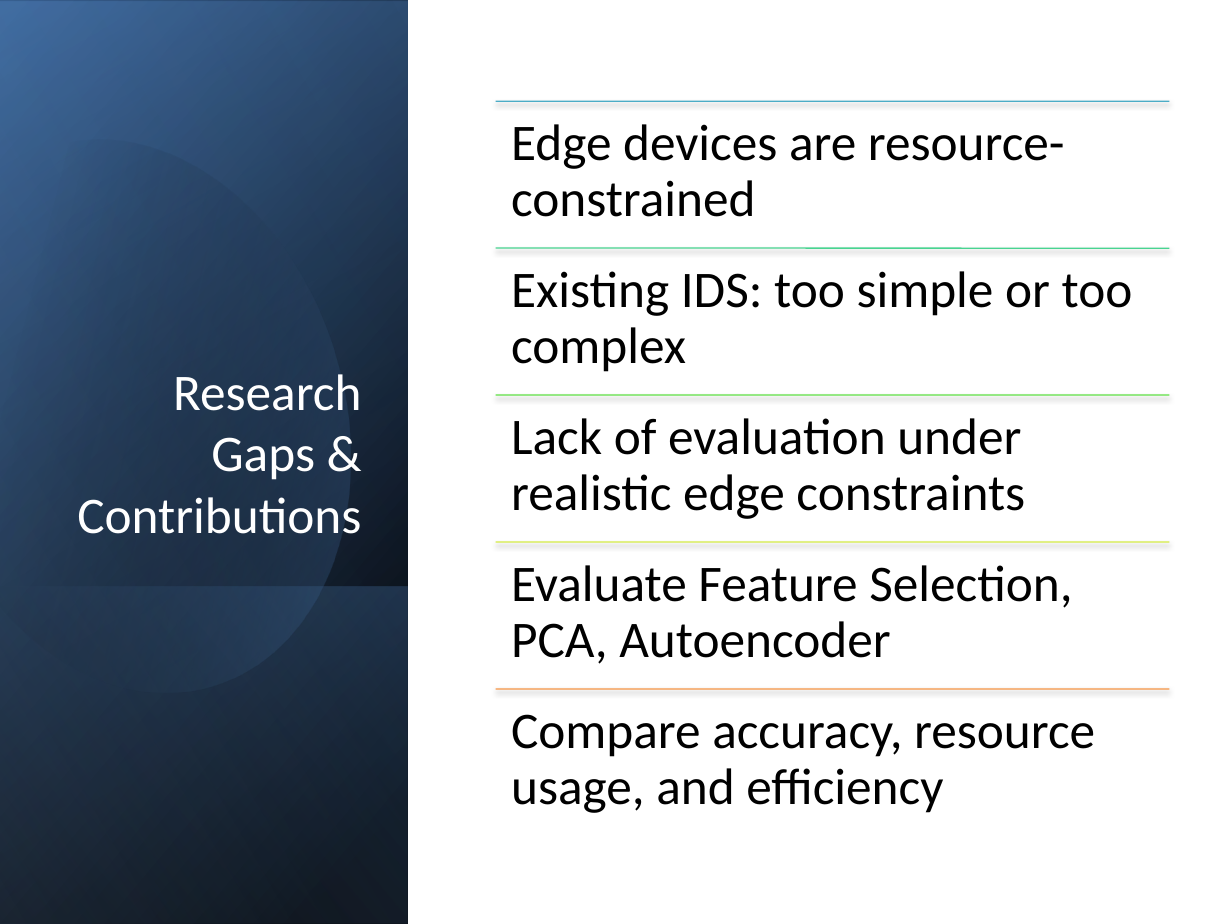
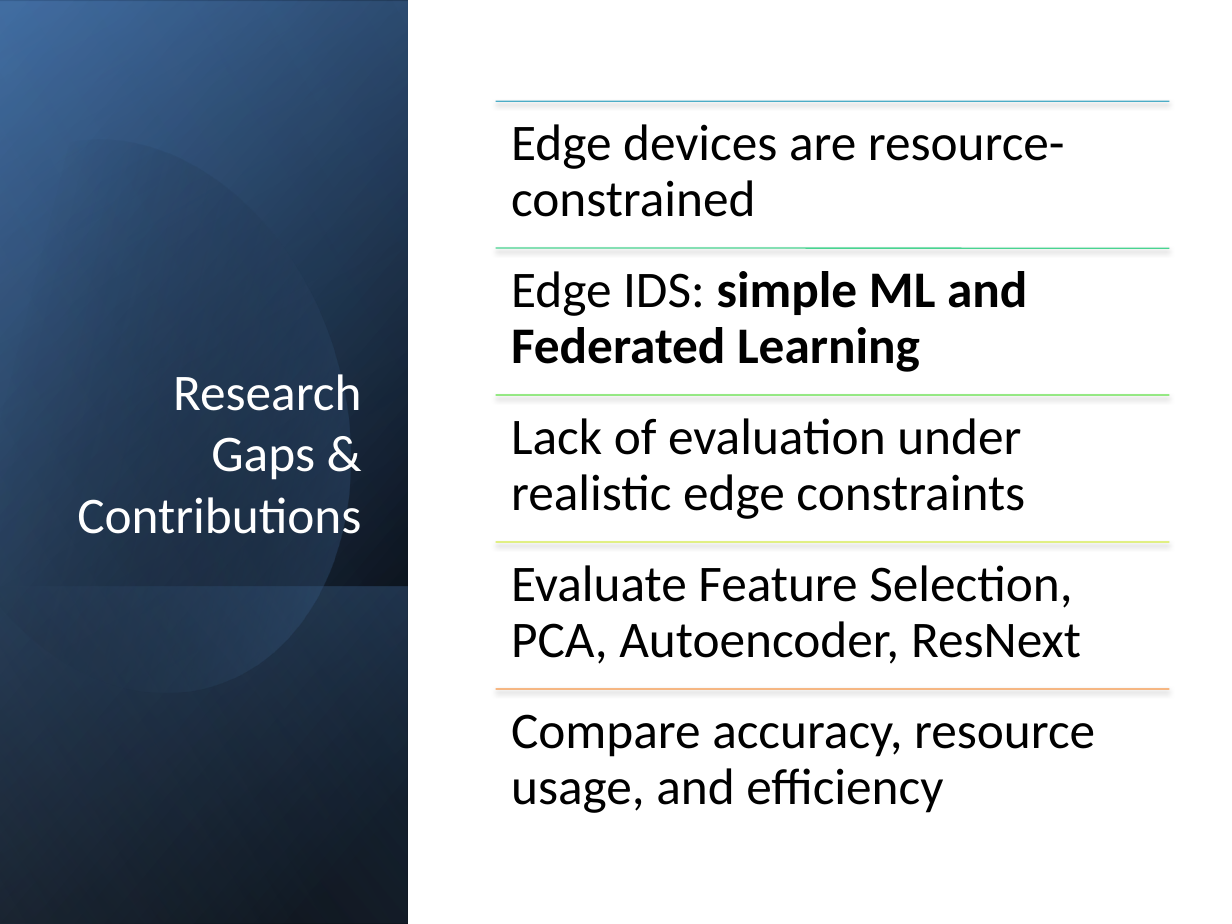
Before and after one commit to YMa10-ACS/Edge-IDS-Framework, a slide deck: slide 4 of Presentation/IoMT_IDS_Presentation.pptx. Drawn at 1232x924 pixels with LibreOffice and Linux fonts; fonts in the diff are those of the drawing. Boxes give left, top, right and bottom in pixels: in the first picture for what was removed or moved away, otherwise in the second. Text is boxed around its words. In the diff, an @@ line names an element or a change of style, - is before the commit and + after.

```diff
--- a/Presentation/IoMT_IDS_Presentation.pptx
+++ b/Presentation/IoMT_IDS_Presentation.pptx
@@ text at (511, 271, 1027, 372): text changed; bold on @@
-Existing IDS: too simple or too complex
+Edge IDS: simple ML and Federated Learning
@@ text at (511, 565, 1081, 664): text changed @@
-Evaluate Feature Selection, PCA, Autoencoder
+Evaluate Feature Selection, PCA, Autoencoder, ResNext
```
Also in this commit, not shown: 2 other slides changed, 1 slide removed, 14 other files.
